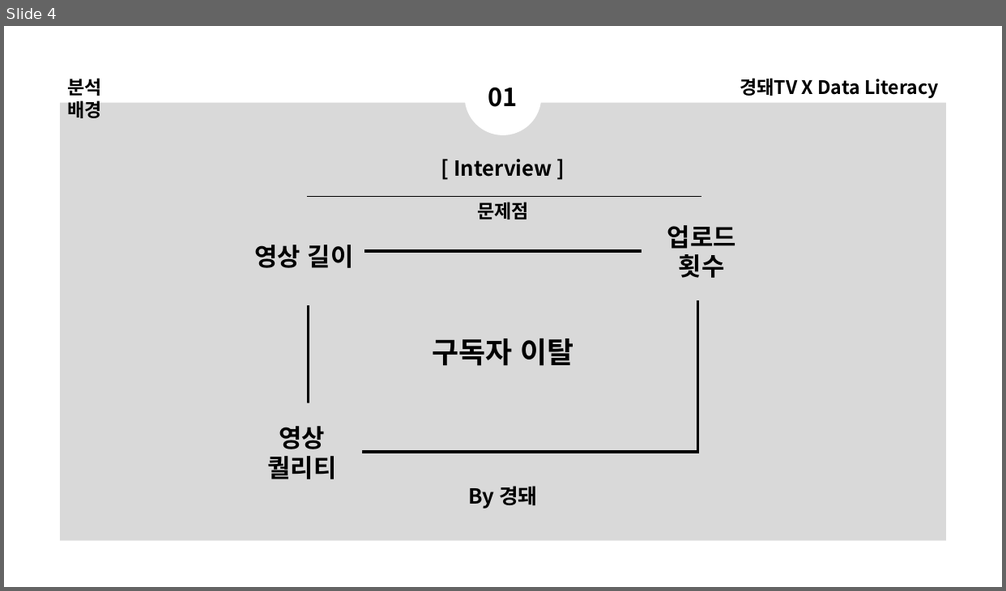
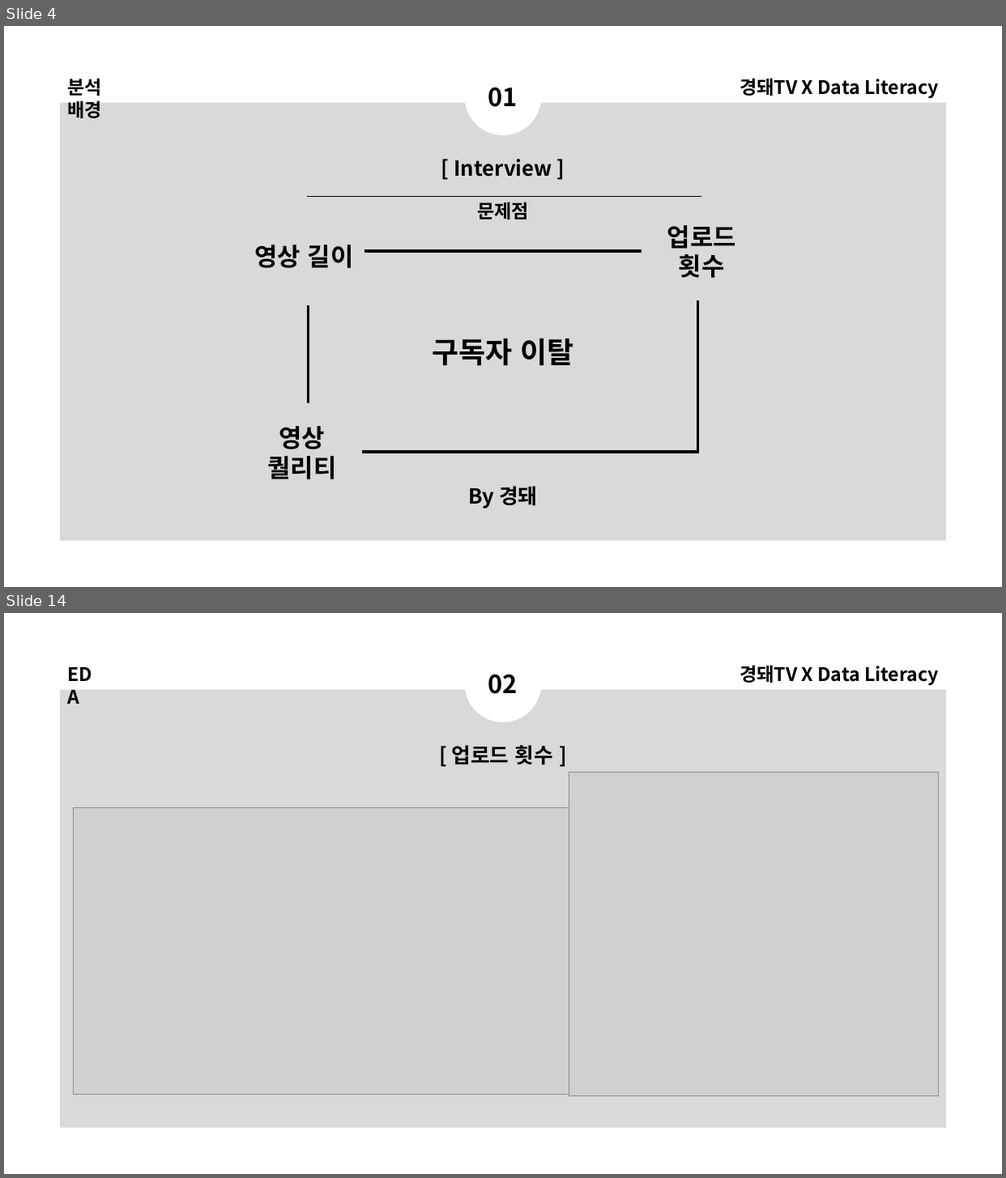
Before and after one commit to DominKim/Data_literacy, a slide deck: 2.프로젝트/1.경돼/5.분석결과/경돼x데이터리터러시.pptx. Shown one above the other, each under a label of ours: slide 4 before the commit, slides 4 and 14 after it; the slides between them are not shown. The pictures are 1006x591 and 1006x1178 pixels, drawn with LibreOffice and Linux fonts; fonts in the diff are those of the drawing; grey boxes stand for pictures. Boxes give left, top, right and bottom in pixels: in the first picture for what was removed or moved away, otherwise in the second. Text is boxed around its words. In the diff, an @@ line names an element or a change of style, - is before the commit and + after.

```diff
--- a/2.프로젝트/1.경돼/5.분석결과/경돼x데이터리터러시.pptx
+++ b/2.프로젝트/1.경돼/5.분석결과/경돼x데이터리터러시.pptx
@@ slide 14 added at <box>4,613,1002,1174</box>, background #FFFFFF; not listed: 1 template element that a slide beside it also shows @@
@@ text added at <box>60,659,104,689</box>, 18 pt, text #000000, bold @@
+EDA
@@ ellipse added at <box>464,646,541,722</box>, fill #FFFFFF @@
@@ text added at <box>488,674,518,694</box>, 24 pt, text #000000, bold @@
+02
@@ text added at <box>739,665,939,685</box>, 18 pt, text #000000, bold @@
+경돼TV X Data Literacy
@@ text added at <box>452,745,553,765</box>, 20 pt, text #000000, bold @@
+[ 업로드 횟수 ]
@@ picture added at <box>569,772,939,1096</box> @@
@@ picture added at <box>74,808,569,1094</box> @@
```
Also in this commit, not shown: 2 slides changed, 13 other slides added, 2 slides removed, 9 other files.
